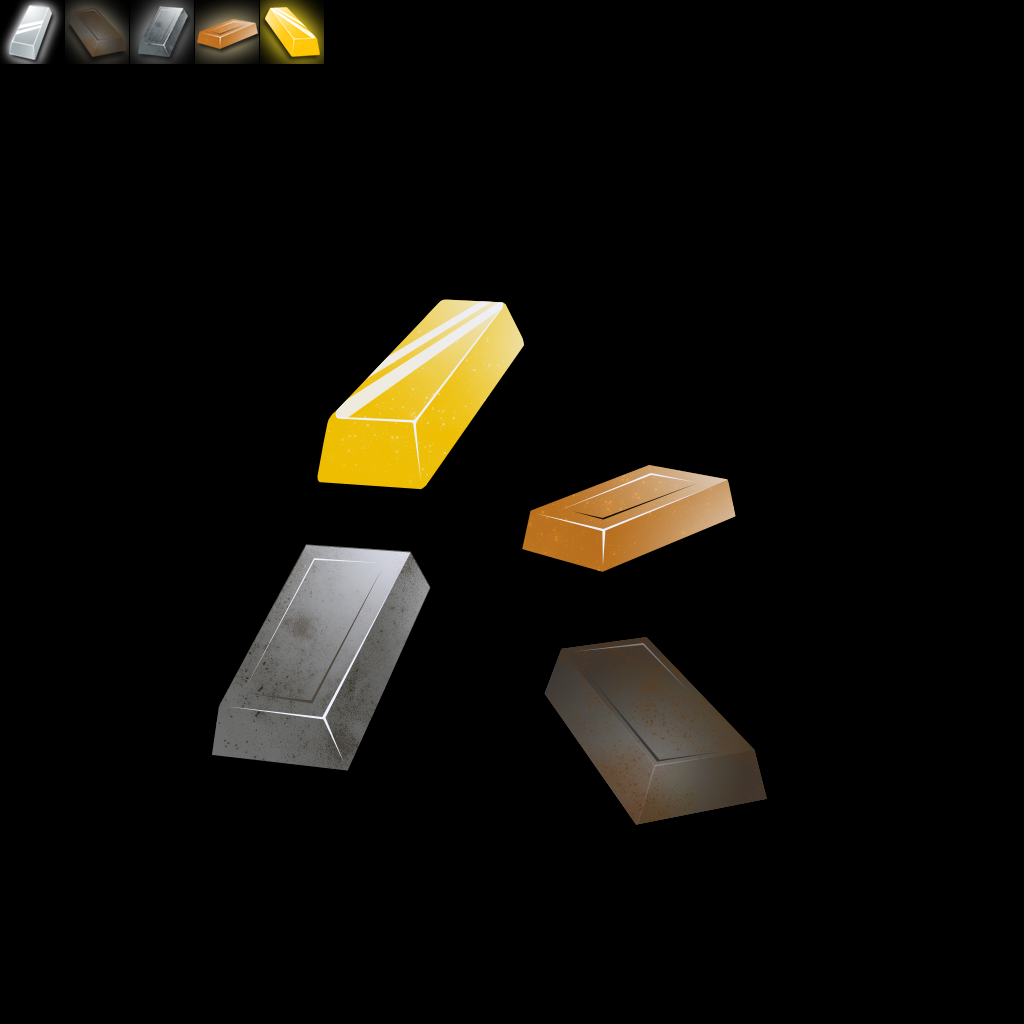
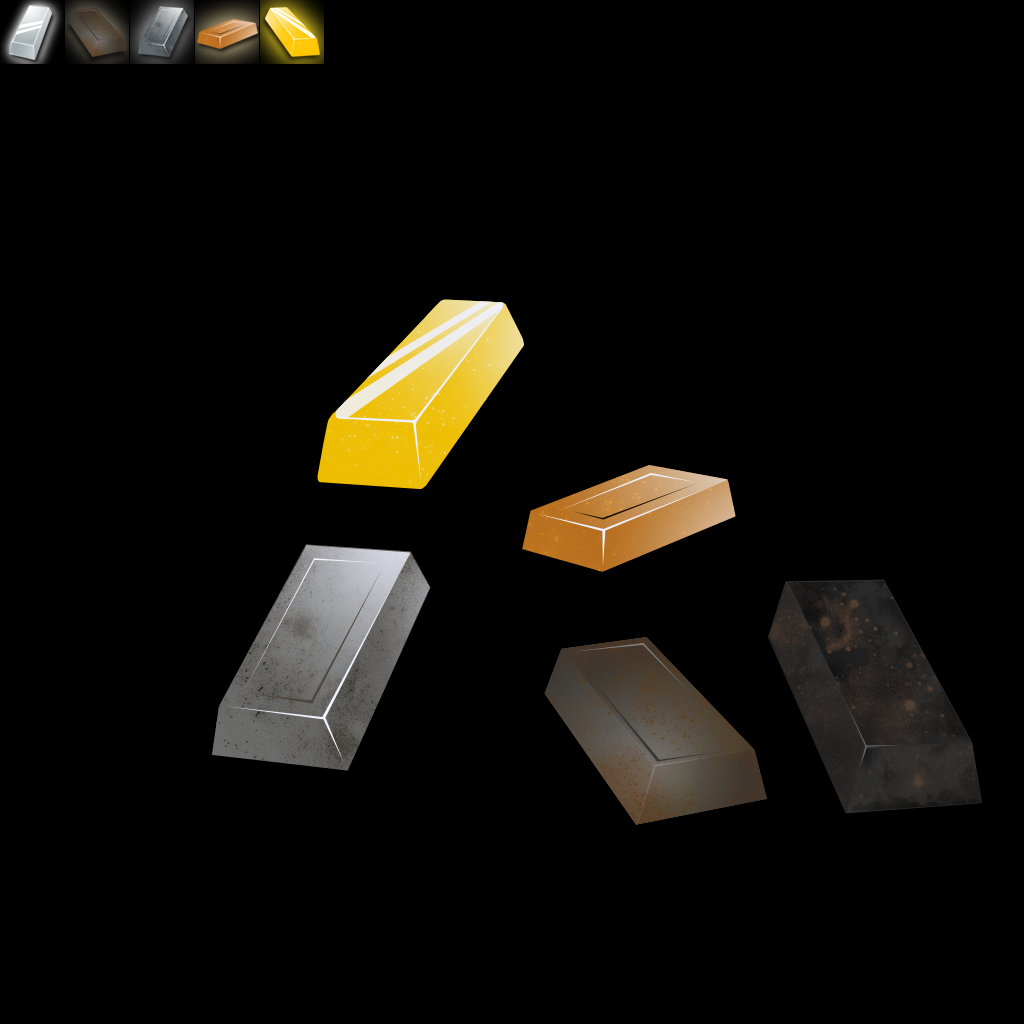
Revision of a layered (1024, 1024) image; what changed, layer by layer:
painted on "BigIcons" over left=767, top=579, right=982, bottom=814
